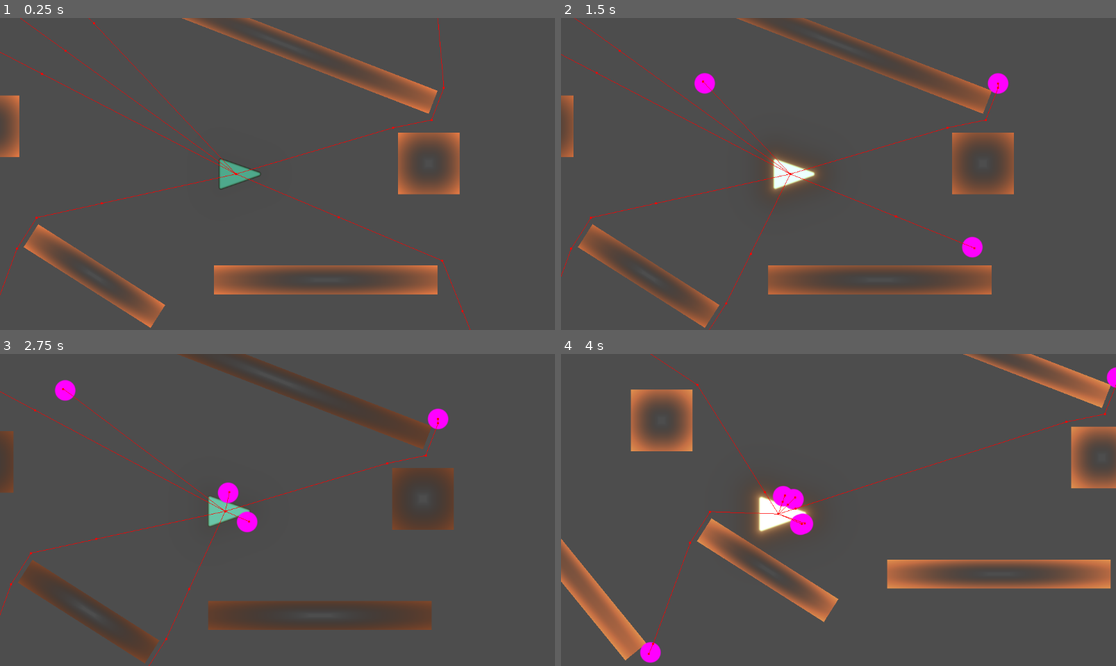
Above: before the commit, frames 1-4 (two rows, left to right).
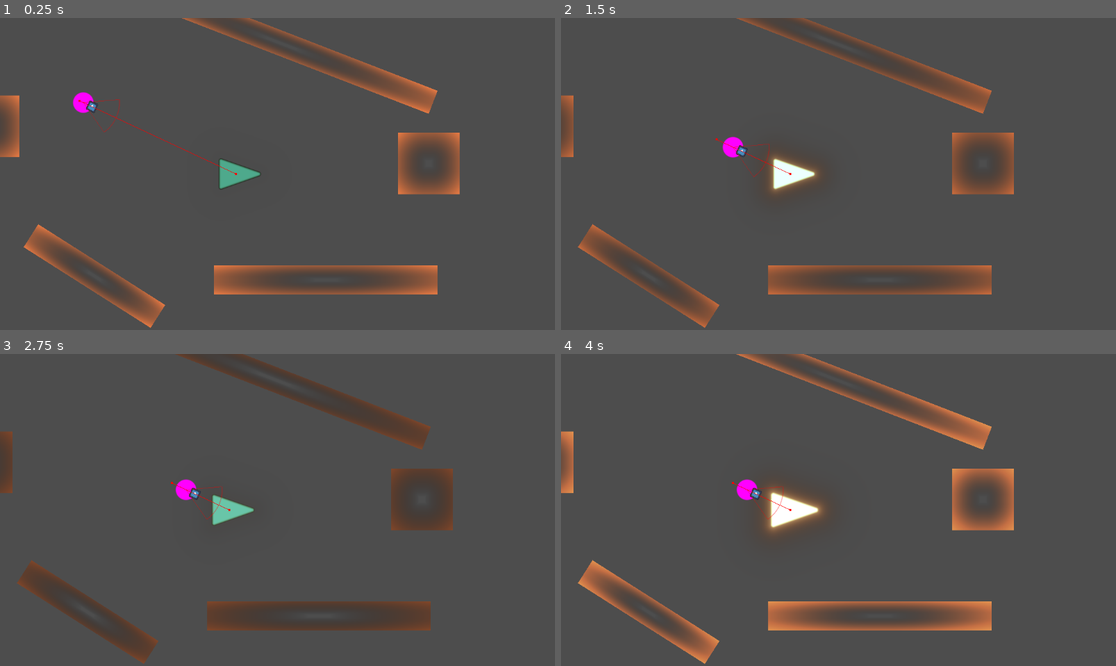
Above: after the commit, the same moments.

Repository: ianstranathan/shoo-tay-shoo-tay
Game: Godot game, scene res://main.tscn
The game is run twice, just before and just after one commit, with the same random seed, the same clock (stepped at 60 frames per second) and the same inputs. The engine's default icon, where the game draws it, is replaced by a stand-in: a white triangle on a blue panel in a dark square.
Inputs:
- Up to frame 1 (0.25 s): no input
- Up to frame 2 (1.5 s): hold Space (SPACE) 0.53-1.28 s; tap Space (SPACE) at 1.35 s
- Up to frame 3 (2.75 s): hold Space (SPACE) from 2.03 s (still down)
- Up to frame 4 (4 s): release Space (SPACE) at 2.78 s; tap Space (SPACE) at 2.85 s; hold Space (SPACE) from 3.53 s (still down)

The runs differ from the first frame. In frame 1, 1.1% of the frame differs, in the area x 0-85%, y 0-100%; in frame 2, 1.6%; in frame 3, 2.3%; in frame 4, 21%, in the area x 0-100%, y 0-100%.

Commit message:
Basic behavior tree setup
commiting for review, not ready to be merged with main

Diff:
--- /dev/null
+++ b/AI/BT/Common/BBKeys.gd
@@ -0,0 +1,40 @@
+extends RefCounted
+class_name BBKeys
+
+#Agent Scope Keys
+const TARGET :="target" #Most likely the player
+const TARGET_POS := "target_pos"
+const DISTANCE :="distance" #distance to target
+
+const HAS_LOS :="has_los" #does agent have line of sight to target
+const ENGAGED := "engaged" #is agent engaged in combat
+
+const DESIRED_RANGED :="desired_range" #how far from target agent is trying to get for ranged attack
+const DESIRED_MELEE :="desired_melee"#how far from target agent is trying to get for melee attack
+const STOP_DISTANCE   := "stop_distance"   #current active stop distance
+
+const CAN_RANGED := "can_ranged"
+const CAN_MELEE := "can_melee"
+
+const IS_PATH_BLOCKED := "is_path_blocked"
+const FLEE_DIR        := "flee_dir" #setting up in case we want agent to run away from player or attacks
+
+# Default values used by the Blackboard on reset/init
+const DEFAULTS := {
+	TARGET: null,
+	TARGET_POS: Vector2.ZERO,
+	DISTANCE: INF,
+
+	HAS_LOS: false,
+	ENGAGED: false,
+
+	DESIRED_RANGED: 220.0,
+	DESIRED_MELEE: 48.0,
+	STOP_DISTANCE: 220.0,
+
+	CAN_RANGED: true,
+	CAN_MELEE: true,
+
+	IS_PATH_BLOCKED: false,
+	FLEE_DIR: Vector2.ZERO,
+}
--- /dev/null
+++ b/AI/BT/Runtime/BTComposite.gd
@@ -0,0 +1,19 @@
+"This is a parent to both Selector and Sequence composites. This level might not be neccessary and could collapse
+or down but for now this should work without much upkeep if any"
+
+extends BTNode
+class_name BTComposite
+
+#build array of all sequences,tasks,ect.
+var children: Array[BTNode] = []
+var _index: int = 0
+
+#function we can call from anywhere to add a child task to this composite
+func add_child(node: BTNode) -> BTComposite:
+	children.append(node)
+	return self
+
+func reset() -> void:
+	_index = 0
+	for c in children:
+		c.reset()
--- /dev/null
+++ b/AI/BT/Runtime/BTCondition.gd
@@ -0,0 +1,30 @@
+"
+Core to the behavior tree. this is where we check if one of our blackboard booleans is true
+we can also pass custom functions. There is an expect true flag that we can use as a built in invertor
+example: only do something is HAS_LOS is false we can pass expect true = false and return a success
+"
+extends BTDecorator
+class_name BTCondition
+
+# Mode A: use a blackboard bool key
+var key: String = ""
+var expect_true: bool = true
+
+# Mode B: or supply a custom predicate
+var predicate: Callable = Callable()
+
+func tick(blackboard, delta: float) -> int:
+	var ok := true
+
+	if predicate.is_valid():
+		ok = bool(predicate.call(blackboard)) #checks custom function if its true
+	elif key != "":
+		var val = blackboard.get_value(key, false)
+		ok = bool(val) == expect_true # return value and compare to expect true
+
+	if not ok:
+		return Status.FAILURE # return fail if we failed
+
+	if child:
+		return child.tick(blackboard, delta) #if we have a child under this like an action it ticks just that child
+	return Status.SUCCESS #if no child below it just returns success, i checked it, its true
--- /dev/null
+++ b/AI/BT/Runtime/BTDecorator.gd
@@ -0,0 +1,13 @@
+#Helper function to single out a particular child, will be used for functions like invertor
+extends BTNode
+class_name BTDecorator
+
+var child: BTNode = null
+
+func set_child(node: BTNode) -> BTDecorator:
+	child = node
+	return self
+
+func reset() -> void:
+	if child:
+		child.reset()
--- /dev/null
+++ b/AI/BT/Runtime/BTNode.gd
@@ -0,0 +1,10 @@
+extends RefCounted
+class_name BTNode
+
+enum Status { SUCCESS, FAILURE, RUNNING }
+
+func reset() -> void:
+	pass
+
+func tick(blackboard, delta: float) -> int:
+	return Status.SUCCESS
--- /dev/null
+++ b/AI/BT/Runtime/BTRunner.gd
@@ -0,0 +1,22 @@
+
+"This class brings this all together and connects the black board and behavior tree for whatever
+agent its attached to. This also contains the core update call running the ai system."
+
+extends RefCounted
+class_name BTRunner
+
+var root: BTNode
+var blackboard
+
+func set_tree(root_node: BTNode, bb) -> void:
+	root = root_node
+	blackboard = bb
+
+func tick(delta: float) -> int:
+	if root == null or blackboard == null:
+		return BTNode.Status.FAILURE
+	return root.tick(blackboard, delta)
+
+func reset() -> void:
+	if root:
+		root.reset()
--- /dev/null
+++ b/AI/BT/Runtime/BTSelector.gd
@@ -0,0 +1,25 @@
+"Selector Class will try leafs in sequence until it finds one it can succeed. On success it will restart
+for example we tried a melee attack and failed, so we tried a range attack and succeeded. now we try melee again
+and so on. If it fails everything the selector fails and goes back to top node and gives us the option to idle
+or patrol ect.."
+
+extends BTComposite
+class_name BTSelector
+
+#try the first child in array if it fails move to the next
+func tick(blackboard, delta: float) -> int:
+	var i := _index
+	while i < children.size():
+		var st := children[i].tick(blackboard, delta)
+		match st:
+			Status.SUCCESS:
+				_index = 0 #reset index on success. always scanning left to right
+				return Status.SUCCESS
+			Status.RUNNING:
+				_index = i #keep running until it succeeds or fails
+				return Status.RUNNING
+			Status.FAILURE:
+				i += 1 #if it fails try the next
+				continue
+	_index = 0
+	return Status.FAILURE #if every child fails the selector fails too
--- /dev/null
+++ b/AI/BT/Runtime/BTSequence.gd
@@ -0,0 +1,22 @@
+#______________________________________________________
+#Sequence class is execute all leafs in order. if any of the actions fails it restarts the sequence.
+#______________________________________________________
+extends BTComposite
+class_name BTSequence
+
+func tick(blackboard, delta: float) -> int:
+	var i := _index
+	while i < children.size():
+		var st := children[i].tick(blackboard, delta)
+		match st:
+			Status.SUCCESS:
+				i += 1
+				continue
+			Status.RUNNING:
+				_index = i
+				return Status.RUNNING
+			Status.FAILURE:
+				_index = 0
+				return Status.FAILURE
+	_index = 0
+	return Status.SUCCESS
--- /dev/null
+++ b/AI/BT/Runtime/Blackboard.gd
@@ -0,0 +1,22 @@
+extends RefCounted
+class_name Blackboard
+
+signal changed(key: String, value)   # emitted on set()
+
+var _d: Dictionary = {}
+
+func reset(defaults: Dictionary) -> void:
+	_d = defaults.duplicate(true)
+	for k in _d.keys():
+		changed.emit(k, _d[k])
+
+func set_value(key: String, value) -> void:
+	_d[key] = value
+	changed.emit(key, value)
+
+func get_value(key: String, default_value = null):
+	return _d.get(key, default_value)
+
+func debug_print(prefix := "[BB] ") -> void:
+	for k in _d.keys():
+		print(prefix, k, " = ", _d[k])
--- /dev/null
+++ b/AI/BT/Tasks/BTCooldown.gd
@@ -0,0 +1,20 @@
+"cooldown decorator we can use to limit number of attacks"
+extends BTDecorator
+class_name BTCooldown
+
+@export var cooldown_time := 0.6
+var _timer := 0.0
+
+func tick(bb, delta) -> int:
+	if _timer > 0.0:
+		_timer = max(0.0, _timer - delta)
+		return Status.FAILURE #prevents tree from going past this point as long as the timer is still ticking
+	if child == null:
+		return Status.FAILURE
+	var status := child.tick(bb, delta) #if no cooldown let child run
+	if status == Status.SUCCESS: #if child succeeded action set timer to cooldown time
+		_timer = cooldown_time #reset timer
+	return status
+
+func reset() -> void:
+	_timer = 0.0
--- /dev/null
+++ b/AI/BT/Tasks/BTDistanceWithin.gd
@@ -0,0 +1,13 @@
+"quick task to check if agent is within some distance"
+extends BTNode
+class_name BTDistanceWithin
+
+const BBKeys = preload("res://AI/BT/Common/BBKeys.gd")
+
+@export var key_distance: String = BBKeys.DESIRED_MELEE #defaulting to melee for now but this can be set in code
+@export var margin: float = 0.0 #allowing some margin so enemies can think theyll hit then miss just a little bit
+
+func tick(blackboard, _delta: float) -> int:
+	var distance  := float(blackboard.get_value(BBKeys.DISTANCE, INF)) #distance from target
+	var y := float(blackboard.get_value(key_distance, 48.0)) + margin #desired distance + margin
+	return Status.SUCCESS if distance <= y else Status.FAILURE #are we there yet?
--- /dev/null
+++ b/AI/BT/Tasks/BTFaceTarget.gd
@@ -0,0 +1,19 @@
+"Look at target, this is really quick and dirty. We could add some delay and some variance so it doesnt look so
+robotic but lets get it moving"
+extends BTNode
+class_name BTFaceTarget
+
+const BBKeys = preload("res://AI/BT/Common/BBKeys.gd")
+
+var actor: Node2D = null
+
+func tick(bb, _delta):
+	if actor == null:
+		return Status.FAILURE
+
+	var target: Node2D = bb.get_value(BBKeys.TARGET)
+	if target == null:
+		return Status.FAILURE
+
+	actor.look_at(target.global_position)
+	return Status.SUCCESS
--- /dev/null
+++ b/AI/BT/Tasks/BTMeleeAttack.gd
@@ -0,0 +1,13 @@
+"this just tries a melee attack should almost always be a success once we get to this point we've
+already done all of our checks. this doesnt really care if we hit or not, just that we attacked"
+extends BTNode
+class_name BTMeleeAttack
+
+var component: Node = null
+
+func tick(_bb, _dt) -> int:
+	if component == null:
+		return Status.FAILURE
+	if "attack" in component:
+		return Status.SUCCESS if component.attack() else Status.FAILURE
+	return Status.FAILURE
--- /dev/null
+++ b/AI/BT/Tasks/BTMoveToTarget.gd
@@ -0,0 +1,38 @@
+extends BTNode
+class_name BTMoveToTarget
+
+const BBKeys = preload("res://AI/BT/Common/BBKeys.gd")
+var nav: NavigationAgent2D = null
+
+@export var repath_interval := 0.20  # how often we want to try getting a new path. make it feel like reaction time
+@export var arrive_margin: float = 0.0 # extra cushion past stop distance to prevent endless stuttering
+
+var _accum := 0.0
+
+func tick(blackboard, delta: float) -> int:
+	if nav == null:
+		return Status.FAILURE
+
+	var target: Node2D = blackboard.get_value(BBKeys.TARGET)
+	if target == null:
+		return Status.FAILURE
+
+	var stop_dist: float = float(blackboard.get_value(BBKeys.STOP_DISTANCE, 220.0))
+	var dist: float = float(blackboard.get_value(BBKeys.DISTANCE, INF))
+	nav.target_desired_distance = stop_dist
+
+	# Close enough
+	if dist <= stop_dist + arrive_margin:
+		return Status.SUCCESS
+
+	#update agent target at a controlled rate
+	_accum += delta
+	if _accum >= repath_interval:
+		_accum = 0.0
+		var target_pos: Vector2 = blackboard.get_value(BBKeys.TARGET_POS, target.global_position)
+		nav.target_position = target_pos
+
+	return Status.RUNNING
+
+func reset() -> void:
+	_accum = 0.0
--- /dev/null
+++ b/AI/BT/Tasks/BTSetStopDistance.gd
@@ -0,0 +1,14 @@
+"Sets stop distance, this is really only useful for enemies whose stop distance is different from melee distance
+Setting it up for hybrid enemies who can ranged and melee"
+extends BTNode
+class_name BTSetStopDistance
+
+const BBKeys = preload("res://AI/BT/Common/BBKeys.gd")
+
+@export var melee_distance: String = BBKeys.DESIRED_MELEE
+@export var scale: float = 1.0 # example. 0.9 to stop slightly inside
+
+func tick(blackboard, _delta: float) -> int:
+	var base := float(blackboard.get_value(melee_distance, 48.0))
+	blackboard.set_value(BBKeys.STOP_DISTANCE, base * scale)
+	return Status.SUCCESS
--- /dev/null
+++ b/AI/BT/Trees/MeleeCharge.gd
@@ -0,0 +1,51 @@
+extends Resource
+class_name MeleeCharge
+
+const BTSelector        = preload("res://AI/BT/Runtime/BTSelector.gd")
+const BTSequence        = preload("res://AI/BT/Runtime/BTSequence.gd")
+const BTMoveToTarget    = preload("res://AI/BT/Tasks/BTMoveToTarget.gd")
+const BTFaceTarget      = preload("res://AI/BT/Tasks/BTFaceTarget.gd")
+const BTMeleeAttack     = preload("res://AI/BT/Tasks/BTMeleeAttack.gd")
+const BTDistanceWithin  = preload("res://AI/BT/Tasks/BTDistanceWithin.gd")
+const BTCooldown        = preload("res://AI/BT/Tasks/BTCooldown.gd")
+const BBKeys            = preload("res://AI/BT/Common/BBKeys.gd")
+
+func build(enemy: CharacterBody2D, blackboard) -> BTRunner:
+	var move := BTMoveToTarget.new()
+	move.nav = enemy.navigation_agent
+	move.repath_interval = enemy.repath_interval
+
+	var in_melee := BTDistanceWithin.new()
+	in_melee.key_distance = BBKeys.DESIRED_MELEE
+
+	var face := BTFaceTarget.new()
+	face.actor = enemy
+
+	var attack := BTMeleeAttack.new()
+	attack.component = enemy.get_node_or_null("MeleeAttack")
+
+	var attack_cd := BTCooldown.new() #cooldown isnt working - what do?
+	attack_cd.cooldown_time = 0.6
+	attack_cd.set_child(attack)
+
+
+	var root := BTSelector.new()
+
+
+	var seq_attack := BTSequence.new()
+	seq_attack.add_child(face)
+	seq_attack.add_child(attack_cd)
+	seq_attack.add_child(in_melee)
+	seq_attack.add_child(attack_cd)
+
+
+	var seq_move := BTSequence.new()
+	seq_attack.add_child(face)
+	seq_move.add_child(move)
+
+	root.add_child(seq_attack)
+	root.add_child(seq_move)
+
+	var runner := BTRunner.new()
+	runner.set_tree(root, blackboard)
+	return runner
--- a/components/health_component.gd
+++ b/components/health_component.gd
@@ -8,7 +8,7 @@
 @export var MAX_HEALTH: float = 100.0
 @onready var current_health: float = MAX_HEALTH
 
-func take_damge(dmg: float):
+func take_damage(dmg: float):
 	current_health -= dmg
 	if current_health <= 0.0:
 		current_health = 0.0
--- /dev/null
+++ b/enemies/melee_attack.gd
@@ -0,0 +1,34 @@
+extends Area2D
+class_name MeleeAttack
+
+@export var damage: int = 10
+@export var attack_range: float = 60.0
+@export var attack_arc_deg: float = 90.0
+@export var debug_draw: bool = false
+
+"This one needs some love. these examples im finding to create a cone and see if the player is in it seem
+like way too much. is there a better way?"
+func attack() -> bool:
+	var forward := Vector2.RIGHT.rotated(global_rotation)
+	var half_cone := deg_to_rad(attack_arc_deg) * 0.5
+
+	for body in get_overlapping_bodies():
+		if body.is_in_group("Player"):
+			print("Player in cone during attack")
+			var dir := body.global_position - global_position
+			if dir.length() <= attack_range:
+				var angle: float = abs(forward.angle_to(dir.normalized()))
+				if angle <= half_cone:
+					var playerHB = body.get_node_or_null("HitboxComponent")
+					playerHB.take_hit(self)
+					return true
+	return false
+
+
+func _draw() -> void:
+	if not debug_draw:
+		return
+	var half_cone := deg_to_rad(attack_arc_deg) * 0.5
+	draw_arc(Vector2.ZERO, attack_range, -half_cone, half_cone, 24, Color(1,0,0,0.3), 2)
+	draw_line(Vector2.ZERO, Vector2.RIGHT.rotated(-half_cone) * attack_range, Color(1,0,0,0.5))
+	draw_line(Vector2.ZERO, Vector2.RIGHT.rotated( half_cone) * attack_range, Color(1,0,0,0.5))
--- a/enemies/mob.gd
+++ b/enemies/mob.gd
@@ -8,6 +8,7 @@
 	src color is delf evident
 	flash decay modifier changes how rapidly the flash juice fades (i.e. c in exp(-c * time))
 """
+@export_category("Appearance")
 ## changes shader sdf + collision shapes
 @export var radius: float = 20.0:
 	set = set_radius
@@ -17,14 +18,26 @@
 @export_range(1.0, 7.0, 0.1) var flash_decay_modifier: float = 5.0
 
 @export_category("Movement")
-@export var speed: float = 300.0
+@export var speed: float = 175
+
+@export_category("Behavior")
+@export var behavior_tree: Resource = MeleeCharge
+@export var stop_distance: float = 100 #how far to stop from target, temporary pause before moving in for attack
+@export var repath_interval: float = 0.2 #how often it finds a new path to target
+@export var melee_distance: float = 55
 
 var target: CharacterBody2D
 @onready var navigation_agent: NavigationAgent2D = $NavigationAgent2D
 
+#Blackboard and behavior runner
+const BB = preload("res://AI/BT/Runtime/Blackboard.gd")
+const BBKeys = preload("res://AI/BT/Common/BBKeys.gd")
+const BTRunner = preload("res://AI/BT/Runtime/BTRunner.gd")
+var blackboard: BB
+var bt: BTRunner
+
 func _ready() -> void:
 	set_radius( radius )
-
 	set_col(src_color)
 
 	# ----------------------------- Signals
@@ -37,9 +50,21 @@
 	# navigation_agent.path_postprocessing = 1
 	# -- this will change to an awareness radius or whatever
 	navigation_agent.path_desired_distance = 2.0
-	navigation_agent.target_desired_distance = 2.0
 	navigation_agent.debug_enabled = true
 
+	#AI Stuff
+	blackboard = BB.new()
+	blackboard.reset(BBKeys.DEFAULTS)
+	blackboard.set_value(BBKeys.TARGET,target)
+	blackboard.set_value(BBKeys.STOP_DISTANCE, stop_distance)
+	blackboard.set_value(BBKeys.DESIRED_MELEE, melee_distance)
+
+	#make sure we assigned the behavior tree
+	if behavior_tree:
+		bt = behavior_tree.build(self, blackboard)
+		print("Behavior tree built:", bt)
+	else:
+		push_warning("No behavior tree assigned in inspector")
 
 func _process(delta: float) -> void:
 	modulate_color()
@@ -52,15 +77,21 @@
 		# CHANGE ME
 		# -- I should probably not be setting this every frame
 		# -- but for now let's just get it going
-		set_movement_target( target.global_position )
+		#adding more stuff that needs to be changed - testing -Alex
+		blackboard.set_value(BBKeys.TARGET_POS,target.global_position)
+		blackboard.set_value(BBKeys.DISTANCE,global_position.distance_to(target.global_position))
+
+		#set_movement_target( target.global_position )
+		bt.tick(delta)
+
 		if navigation_agent.is_navigation_finished():
-			return
-		var current_agent_position: Vector2 = global_position
-		var next_path_position: Vector2 = navigation_agent.get_next_path_position()
+			velocity = Vector2.ZERO #this might be ugly - making sure it stops at the right time
+		else:
+			#var current_agent_position: Vector2 = global_position
+			var next_path_position: Vector2 = navigation_agent.get_next_path_position()
+			var dir := (next_path_position - global_position).normalized()
+			velocity = dir * speed
 
-		#var rel_pos = next_path_position - current_agent_position
-
-		velocity = current_agent_position.direction_to(next_path_position) * speed
 		move_and_slide()
 
 
@@ -76,7 +107,7 @@
 
 func take_hit( attack :AttackComponent):
 	$ColorModulationTimer.start()
-	$HealthComponent.take_damge( attack.damage )
+	$HealthComponent.take_damage( attack.damage )
 
 
 func modulate_color():
--- a/enemies/mob.tscn
+++ b/enemies/mob.tscn
@@ -1,10 +1,11 @@
-[gd_scene load_steps=8 format=3 uid="uid://brbsqoshfpptq"]
+[gd_scene load_steps=10 format=3 uid="uid://brbsqoshfpptq"]
 
 [ext_resource type="Script" uid="uid://bx2y6e3jcdklu" path="res://enemies/mob.gd" id="1_b8st1"]
 [ext_resource type="Shader" uid="uid://jhthuqdlbvkn" path="res://enemies/base_flashing.gdshader" id="2_m3fjm"]
 [ext_resource type="Texture2D" uid="uid://drnculf3qedkj" path="res://icon.svg" id="3_qftf6"]
-[ext_resource type="Script" uid="uid://bsylm61xpi4k7" path="res://components/hitbox_component.gd" id="4_gceo1"]
+[ext_resource type="Script" path="res://components/hitbox_component.gd" id="4_gceo1"]
 [ext_resource type="Script" uid="uid://dtveseykhco0l" path="res://components/health_component.gd" id="5_tcap5"]
+[ext_resource type="Script" uid="uid://dlf3iir8upwpv" path="res://enemies/melee_attack.gd" id="6_6p1dh"]
 
 [sub_resource type="ShaderMaterial" id="ShaderMaterial_gceo1"]
 resource_local_to_scene = true
@@ -18,14 +19,23 @@
 [sub_resource type="CircleShape2D" id="CircleShape2D_b8st1"]
 radius = 20.0
 
+[sub_resource type="CircleShape2D" id="CircleShape2D_jdoar"]
+radius = 210.97
+
 [node name="Mob" type="CharacterBody2D"]
 collision_layer = 16
 collision_mask = 3
 script = ExtResource("1_b8st1")
 flash_decay_modifier = 3.0
+melee_distance = 50.0
 
 [node name="Sprite2D" type="Sprite2D" parent="."]
 material = SubResource("ShaderMaterial_gceo1")
+texture = ExtResource("3_qftf6")
+
+[node name="Sprite2D" type="Sprite2D" parent="Sprite2D"]
+position = Vector2(20, 0)
+scale = Vector2(0.15625, 0.158984)
 texture = ExtResource("3_qftf6")
 
 [node name="CollisionShape2D" type="CollisionShape2D" parent="."]
@@ -35,7 +45,6 @@
 collision_layer = 16
 collision_mask = 14
 script = ExtResource("4_gceo1")
-metadata/_custom_type_script = "uid://bsylm61xpi4k7"
 
 [node name="CollisionShape2D2" type="CollisionShape2D" parent="HitboxComponent"]
 shape = SubResource("CircleShape2D_b8st1")
@@ -47,7 +56,15 @@
 [node name="HealthComponent" type="Node" parent="."]
 script = ExtResource("5_tcap5")
 MAX_HEALTH = 50.0
-metadata/_custom_type_script = "uid://dtveseykhco0l"
 
 [node name="NavigationAgent2D" type="NavigationAgent2D" parent="."]
 neighbor_distance = 20.0
+
+[node name="MeleeAttack" type="Area2D" parent="."]
+script = ExtResource("6_6p1dh")
+attack_range = 75.0
+attack_arc_deg = 60.0
+debug_draw = true
+
+[node name="CollisionShape2D3" type="CollisionShape2D" parent="MeleeAttack"]
+shape = SubResource("CircleShape2D_jdoar")
--- a/main.tscn
+++ b/main.tscn
@@ -10,6 +10,11 @@
 [ext_resource type="PackedScene" uid="uid://brbsqoshfpptq" path="res://enemies/mob.tscn" id="7_5vw27"]
 [ext_resource type="Script" uid="uid://c24o054px4d8u" path="res://vfx_container.gd" id="7_272bh"]
 [ext_resource type="PackedScene" uid="uid://cj4e05skrr1ug" path="res://enemies/enemy_manager/enemy_manager.tscn" id="7_kek77"]
+[ext_resource type="Script" uid="uid://4eonmdk5x103" path="res://AI/BT/Trees/MeleeCharge.gd" id="11_efxa6"]
+
+[sub_resource type="Resource" id="Resource_efxa6"]
+script = ExtResource("11_efxa6")
+metadata/_custom_type_script = "uid://4eonmdk5x103"
 
 [node name="Main" type="Node" node_paths=PackedStringArray("the_player", "level", "the_shootay_manager")]
 script = ExtResource("1_lquwl")
@@ -42,25 +47,9 @@
 [node name="vfx_container" type="Node2D" parent="."]
 script = ExtResource("7_272bh")
 
-[node name="EnemyManager" parent="." instance=ExtResource("7_kek77")]
+[node name="EnemyManager" parent="." node_paths=PackedStringArray("player_ref") instance=ExtResource("7_kek77")]
+player_ref = NodePath("../Player")
 
 [node name="Mob" parent="EnemyManager" instance=ExtResource("7_5vw27")]
-position = Vector2(-1204, -265)
-
-[node name="Mob7" parent="EnemyManager" instance=ExtResource("7_5vw27")]
-position = Vector2(-483, -512)
-
-[node name="Mob6" parent="EnemyManager" instance=ExtResource("7_5vw27")]
-position = Vector2(-1453, -588)
-
-[node name="Mob5" parent="EnemyManager" instance=ExtResource("7_5vw27")]
-position = Vector2(-947, 473)
-
-[node name="Mob4" parent="EnemyManager" instance=ExtResource("7_5vw27")]
-position = Vector2(402, -521)
-
-[node name="Mob2" parent="EnemyManager" instance=ExtResource("7_5vw27")]
-position = Vector2(561, 511)
-
-[node name="Mob3" parent="EnemyManager" instance=ExtResource("7_5vw27")]
-position = Vector2(-1007, -728)
+position = Vector2(-325, -152)
+behavior_tree = SubResource("Resource_efxa6")
--- a/player/player.gd
+++ b/player/player.gd
@@ -45,7 +45,8 @@
 
 	# --------------------------------------------------
 	$HitboxComponent.was_hit.connect( func( attack ):
-		$HealthComponent.take_damge( attack.damage ))
+		$HealthComponent.take_damage( attack.damage ))
+
 
 	# --------------------------------------------------
 	$HealthComponent.health_changed.connect( func(ratio: float): # ratio is normalized
--- a/player/player.tscn
+++ b/player/player.tscn
@@ -20,7 +20,7 @@
 shader_parameter/_scale = 1.0
 shader_parameter/src_col = Color(1, 1, 1, 1)
 
-[node name="Player" type="CharacterBody2D" node_paths=PackedStringArray("aiming_sprite", "player_sprite")]
+[node name="Player" type="CharacterBody2D" node_paths=PackedStringArray("aiming_sprite", "player_sprite") groups=["Player"]]
 collision_layer = 2
 collision_mask = 17
 script = ExtResource("1_yw30f")
@@ -53,7 +53,6 @@
 collision_layer = 2
 collision_mask = 12
 script = ExtResource("7_boad6")
-metadata/_custom_type_script = "uid://bsylm61xpi4k7"
 
 [node name="CollisionPolygon2D" type="CollisionPolygon2D" parent="HitboxComponent"]
 visible = false
--- a/project.godot
+++ b/project.godot
@@ -25,6 +25,7 @@
 
 Reflect=""
 Transmit=""
+Player=""
 
 [input]
 
Not shown, added: AI/BT/Common/BBKeys.gd.uid
Not shown, added: AI/BT/Runtime/BTComposite.gd.uid
Not shown, added: AI/BT/Runtime/BTCondition.gd.uid
Not shown, added: AI/BT/Runtime/BTDecorator.gd.uid
Not shown, added: AI/BT/Runtime/BTNode.gd.uid
Not shown, added: AI/BT/Runtime/BTRunner.gd.uid
Not shown, added: AI/BT/Runtime/BTSelector.gd.uid
Not shown, added: AI/BT/Runtime/BTSequence.gd.uid
Not shown, added: AI/BT/Runtime/Blackboard.gd.uid
Not shown, added: AI/BT/Tasks/BTCooldown.gd.uid
Not shown, added: AI/BT/Tasks/BTDistanceWithin.gd.uid
Not shown, added: AI/BT/Tasks/BTFaceTarget.gd.uid
(and 7 more such lines)
